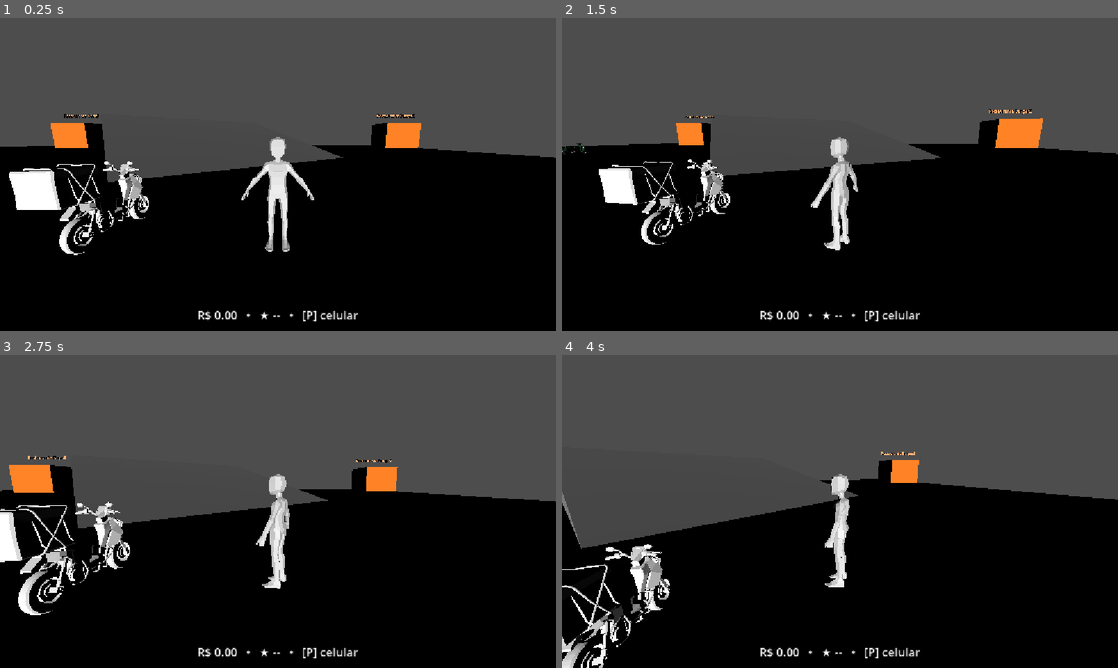
Above: before the commit, frames 1-4 (two rows, left to right).
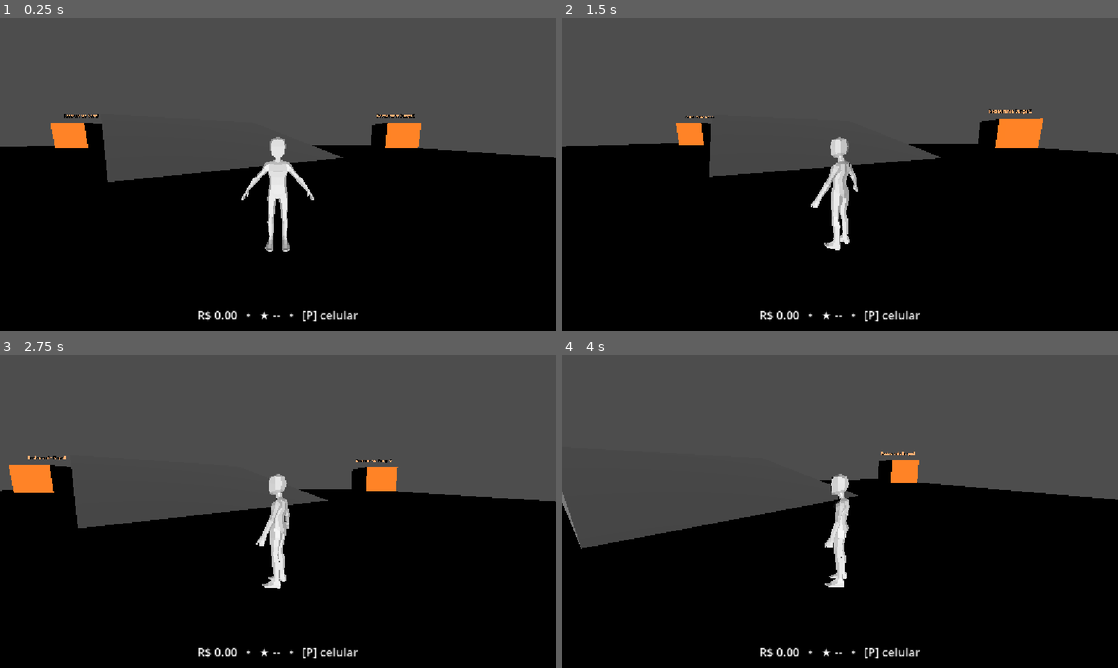
Above: after the commit, the same moments.

Repository: KyomotoFanAccount/last-order-to-go-game
Game: Godot game, scene res://scenes/world/testworld.tscn
Same seed, same stepped clock (60 frames per second), same inputs: the game is played once before the commit and once after it. This scene is started directly instead of the project's main scene.
Inputs (mouse positions are in pixels of both pictures, inside the frame that each line leads up to):
- Up to frame 1 (0.25 s): no input
- Up to frame 2 (1.5 s): tap Enter (ui_accept) at 0.5, 0.77 s; move the mouse to (867, 174) at 0.52 s; hold C (Clutch) 0.53-1.28 s; hold F (Shift Up) from 0.53 s (still down); move the mouse to (812, 174) at 1.27 s; tap W (Throttle) at 1.35 s
- Up to frame 3 (2.75 s): keep holding F (Shift Up); tap Enter (ui_accept) at 1.52 s; move the mouse to (289, 505) at 2.02 s; tap T (Toggle Transmission) at 2.1 s
- Up to frame 4 (4 s): keep holding F (Shift Up); tap Enter (ui_accept) at 2.75, 3.02, 3.77 s; move the mouse to (834, 517) at 2.77 s; tap E (interact) at 2.85 s; move the mouse to (878, 514) at 3.52 s; tap K at 3.6 s

The runs differ from the first frame. In frame 1, 2.2% of the frame differs, in the area x 1-27%, y 45-76%; in frame 2, 1.7%; in frame 3, 2.3%, in the area x 0-24%, y 46-84%; in frame 4, 1.9%.

Commit message:
integridade do alimento bosta

Diff:
--- /dev/null
+++ b/delivery/deliveru_integrity_damage.gd
@@ -0,0 +1,150 @@
+extends Node
+
+# Este nó deve ser filho direto do VehicleBody3D da Motorcycle.tscn.
+# As rodas devem ser filhas do VehicleBody3D:
+# Motorcycle (VehicleBody3D)
+# ├── RodaFrontal
+# ├── RodaTraseira
+# └── IntegrityDamage
+
+@export_group("Dano ao pousar")
+@export_range(0.0, 90.0, 1.0) var safe_angle_degrees: float = 35.0
+@export_range(0.0, 180.0, 1.0) var severe_angle_degrees: float = 60.0
+@export_range(0.0, 30.0, 0.5) var maximum_landing_damage: float = 15.0
+@export_range(0.0, 30.0, 0.5) var minimum_landing_speed: float = 4.0
+
+@export_group("Moto caída")
+@export_range(0.0, 10.0, 0.1) var overturned_delay: float = 1.2
+@export_range(0.0, 100.0, 1.0) var overturned_damage: float = 25.0
+@export_range(0.0, 180.0, 1.0) var overturned_angle_degrees: float = 100.0
+
+var _bike: VehicleBody3D
+var _front_wheel: VehicleWheel3D
+var _rear_wheel: VehicleWheel3D
+
+var _was_grounded: bool = false
+var _overturned_time: float = 0.0
+var _damage_applied_while_overturned: bool = false
+
+
+func _ready() -> void:
+	_bike = get_parent() as VehicleBody3D
+
+	if _bike == null:
+		push_error(
+			"Integridade: IntegrityDamage precisa ser filho direto "
+			+ "do VehicleBody3D da Motorcycle."
+		)
+		set_physics_process(false)
+		return
+
+	_front_wheel = _bike.get_node_or_null("RodaFrontal") as VehicleWheel3D
+	_rear_wheel = _bike.get_node_or_null("RodaTraseira") as VehicleWheel3D
+
+	if _front_wheel == null:
+		push_error(
+			"Integridade: não encontrei VehicleWheel3D chamado RodaFrontal "
+			+ "dentro da Motorcycle."
+		)
+		set_physics_process(false)
+		return
+
+	if _rear_wheel == null:
+		push_error(
+			"Integridade: não encontrei VehicleWheel3D chamado RodaTraseira "
+			+ "dentro da Motorcycle."
+		)
+		set_physics_process(false)
+		return
+
+	_was_grounded = _is_grounded()
+
+
+func _physics_process(delta: float) -> void:
+	if not is_instance_valid(_bike):
+		return
+
+	# A moto só carrega comida depois de coletar o pedido.
+	if not DeliveryManager.is_carrying():
+		_was_grounded = _is_grounded()
+		_overturned_time = 0.0
+		_damage_applied_while_overturned = false
+		return
+
+	var grounded := _is_grounded()
+	var angle := _get_tilt_degrees()
+
+	# Dano de pouso é avaliado uma vez quando a moto volta ao chão.
+	# Girar no ar não tira integridade.
+	if grounded and not _was_grounded:
+		_damage_for_landing(angle)
+
+	_was_grounded = grounded
+
+	# Se ficar deitada no chão, espera o jogador ter tempo de se recuperar.
+	if grounded and angle >= overturned_angle_degrees:
+		_overturned_time += delta
+
+		if (
+			_overturned_time >= overturned_delay
+			and not _damage_applied_while_overturned
+		):
+			DeliveryManager.damage_integrity(
+				overturned_damage,
+				"Moto ficou caída"
+			)
+			_damage_applied_while_overturned = true
+	else:
+		_overturned_time = 0.0
+
+		# Para contar outro tombo, a moto precisa primeiro se endireitar.
+		if angle < safe_angle_degrees:
+			_damage_applied_while_overturned = false
+
+
+func _is_grounded() -> bool:
+	return (
+		_front_wheel.is_in_contact()
+		or _rear_wheel.is_in_contact()
+	)
+
+
+func _get_tilt_degrees() -> float:
+	var bike_up := _bike.global_transform.basis.y.normalized()
+	var upright_dot := clampf(bike_up.dot(Vector3.UP), -1.0, 1.0)
+	return rad_to_deg(acos(upright_dot))
+
+
+func _damage_for_landing(angle: float) -> void:
+	var horizontal_velocity := Vector3(
+		_bike.linear_velocity.x,
+		0.0,
+		_bike.linear_velocity.z
+	)
+	var landing_speed := horizontal_velocity.length()
+
+	if landing_speed < minimum_landing_speed:
+		return
+	if angle <= safe_angle_degrees:
+		return
+
+	var damage: float
+
+	if angle < severe_angle_degrees:
+		var angle_range := maxf(
+			severe_angle_degrees - safe_angle_degrees,
+			1.0
+		)
+		var amount := (angle - safe_angle_degrees) / angle_range
+		damage = lerpf(2.0, 5.0, clampf(amount, 0.0, 1.0))
+	else:
+		var angle_range := maxf(180.0 - severe_angle_degrees, 1.0)
+		var amount := (angle - severe_angle_degrees) / angle_range
+		damage = lerpf(
+			5.0,
+			maximum_landing_damage,
+			clampf(amount, 0.0, 1.0)
+		)
+
+	if damage > 0.0:
+		DeliveryManager.damage_integrity(damage, "Pouso torto")
--- a/scenes/vehicles/Motorcycle.gd
+++ b/scenes/vehicles/Motorcycle.gd
@@ -949,6 +949,8 @@
 
 # Chamado uma vez no instante em que a moto toca o chão depois de ficar no ar
 func _on_landed() -> void:
+	_damage_delivery_integrity_on_landing()
+
 	var horizontal = Vector3(linear_velocity.x, 0.0, linear_velocity.z)
 	var speed = horizontal.length()
 	if speed < landing_slide_min_speed:
@@ -959,6 +961,40 @@
 	if sideways >= landing_slide_min_sideways:
 		_landing_slide_time = landing_slide_duration
 
+# Dano à comida: avalia apenas a inclinação no instante do pouso.
+# A velocidade foi intencionalmente retirada como requisito para não bloquear
+# pousos tortos que acontecem em baixa velocidade.
+func _damage_delivery_integrity_on_landing() -> void:
+	if not DeliveryManager.is_carrying():
+		return
+
+	var bike_up := global_transform.basis.y.normalized()
+	var upright_dot := clampf(bike_up.dot(Vector3.UP), -1.0, 1.0)
+	var angle := rad_to_deg(acos(upright_dot))
+
+	print("Pouso detectado: ângulo %.1f graus" % angle)
+
+	# Pousos quase retos não causam dano.
+	if angle <= 25.0:
+		return
+
+	var damage: float
+
+	if angle < 45.0:
+		# Inclinação leve: dano pequeno.
+		var amount := (angle - 25.0) / 20.0
+		damage = lerpf(1.0, 5.0, clampf(amount, 0.0, 1.0))
+	elif angle < 75.0:
+		# Inclinação intermediária: dano moderado.
+		var amount := (angle - 45.0) / 30.0
+		damage = lerpf(5.0, 15.0, clampf(amount, 0.0, 1.0))
+	else:
+		# Pouso muito torto ou de cabeça para baixo: dano alto.
+		var amount := (angle - 75.0) / 105.0
+		damage = lerpf(15.0, 25.0, clampf(amount, 0.0, 1.0))
+
+	print("Dano de integridade aplicado: %.1f%%" % damage)
+	DeliveryManager.damage_integrity(damage, "Pouso torto")
 # Controla a fricção das rodas (drift + derrapagem do pouso) e o grip lateral
 func _update_wheel_friction(delta: float) -> void:
 	_landing_slide_time = maxf(_landing_slide_time - delta, 0.0)
--- a/scenes/vehicles/Motorcycle.tscn
+++ b/scenes/vehicles/Motorcycle.tscn
@@ -2,6 +2,7 @@
 
 [ext_resource type="Script" uid="uid://cydaitycu724t" path="res://scenes/vehicles/Motorcycle.gd" id="1_0602f"]
 [ext_resource type="PackedScene" uid="uid://b7exsghe1x22u" path="res://assets/vehicles/motountitled1.fbx" id="2_0602f"]
+[ext_resource type="Script" uid="uid://7mglr0vrl7vi" path="res://delivery/deliveru_integrity_damage.gd" id="3_ceuqe"]
 
 [sub_resource type="BoxShape3D" id="BoxShape3D_moto"]
 size = Vector3(0.8, 1, 2.7062988)
@@ -42,3 +43,6 @@
 
 [node name="motountitled1" parent="." unique_id=553754760 instance=ExtResource("2_0602f")]
 transform = Transform3D(-0.2, 0, -1.7484556e-08, 0, 0.2, 0, 1.7484556e-08, 0, -0.2, 0, 0.03733301, 0)
+
+[node name="IntegrityDamage" type="Node3D" parent="." unique_id=232462138]
+script = ExtResource("3_ceuqe")
--- a/scenes/world/testworld.tscn
+++ b/scenes/world/testworld.tscn
@@ -1,13 +1,9 @@
 [gd_scene format=3 uid="uid://7a4lrpm1l035"]
 
 [ext_resource type="Texture2D" uid="uid://wmu3d5im02bb" path="res://textura/Light/texture_06.png" id="1_k66ko"]
-[ext_resource type="PackedScene" uid="uid://c5vj1qhqsukfm" path="res://scenes/vehicles-terceiro/Motorcycle.tscn" id="2_l05mh"]
-[ext_resource type="PackedScene" uid="uid://ceeuayk58c3my" path="res://assets/vehicles/low-poly_scooter.glb" id="2_u1678"]
-[ext_resource type="PackedScene" uid="uid://dyqrsp6vc5lwh" path="res://scenes/vehicles-backup/Motorcycle.tscn" id="5_axoqh"]
 [ext_resource type="Script" uid="uid://cu1ulfq3ad00m" path="res://scenes/world/csg_box_3d_3.gd" id="7_ici0x"]
 [ext_resource type="PackedScene" uid="uid://dgawalvy642em" path="res://scenes/player/Player.tscn" id="7_iivpr"]
 [ext_resource type="PackedScene" uid="uid://blc0cfgtyf6au" path="res://scenes/vehicles/Motorcycle.tscn" id="8_ici0x"]
-[ext_resource type="PackedScene" uid="uid://cqrcij5ergith" path="res://scenes/moto_nova/moto_nova.tscn" id="8_va6hb"]
 [ext_resource type="Script" uid="uid://cltjfa161gped" path="res://delivery/delivery_point.gd" id="9_va6hb"]
 
 [sub_resource type="BoxMesh" id="BoxMesh_xrivr"]
@@ -34,29 +30,11 @@
 transform = Transform3D(1, 0, 0, 0, 1, 0, 0, 0, 1, -306.0206, -0.5, -1137.3872)
 shape = SubResource("BoxShape3D_13qdw")
 
-[node name="Motorcycle" parent="Ground" unique_id=1462046149 instance=ExtResource("2_l05mh")]
-transform = Transform3D(1, 0, 0, 0, 1, 0, 0, 0, 1, -14.522377, 0.080843635, 34.738033)
-
-[node name="moto" type="CharacterBody3D" parent="." unique_id=514060961]
-transform = Transform3D(1, 0, 0, 0, 1, 0, 0, 0, 1, -15.393175, 0, 0)
-
-[node name="Sketchfab_Scene" parent="moto" unique_id=46398332 instance=ExtResource("2_u1678")]
-transform = Transform3D(1, 0, 0, 0, 1, 0, 0, 0, 1, -11.676638, 0.08084554, -6.503186)
-
-[node name="Motorcycle3" parent="." unique_id=693609182 instance=ExtResource("5_axoqh")]
-transform = Transform3D(1, 0, 0, 0, 1, 0, 0, 0, 1, 37.249332, 0.08084554, 8.970184)
-
 [node name="Player" parent="." unique_id=19288516 instance=ExtResource("7_iivpr")]
 transform = Transform3D(1, 0, 0, 0, 1, 0, 0, 0, 1, 9.991598, 0, 9.835286)
 
 [node name="Motorcycle" parent="." unique_id=983805966 instance=ExtResource("8_ici0x")]
 transform = Transform3D(1, 0, 0, 0, 1, 0, 0, 0, 1, 7.802741, 0.08084459, 14.998564)
-
-[node name="Motorcycle2" parent="." unique_id=1349306608 instance=ExtResource("5_axoqh")]
-transform = Transform3D(1, 0, 0, 0, 1, 0, 0, 0, 1, -0.639997, 0.08084459, 18.40725)
-
-[node name="Motorcycle4" parent="." unique_id=1500474628 instance=ExtResource("8_ici0x")]
-transform = Transform3D(1, 0, 0, 0, 1, 0, 0, 0, 1, 5.947016, 0.08084411, 9.046508)
 
 [node name="CSGBox3D" type="CSGBox3D" parent="." unique_id=22344603]
 transform = Transform3D(3.8479624, 0, -4.6036053, 0, 6, 0, 4.6036053, 0, 3.8479624, -11.978378, 2.3821688, -19.002045)
@@ -75,12 +53,6 @@
 transform = Transform3D(1, 0, 0, 0, 1, 0, 0, 0, 1, 4.920166, 0.5, 22.770538)
 size = Vector3(13.688, 1, 0.501)
 script = ExtResource("7_ici0x")
-
-[node name="moto_nova" parent="." unique_id=553754760 instance=ExtResource("8_va6hb")]
-transform = Transform3D(0.2, 0, 0, 0, 0.2, 0, 0, 0, 0.2, 18.809723, -0.07205129, 28.521358)
-
-[node name="Motorcycle5" parent="." unique_id=581364650 instance=ExtResource("8_ici0x")]
-transform = Transform3D(1, 0, 0, 0, 1, 0, 0, 0, 1, 21.449938, 1.383354, 19.630068)
 
 [node name="Restaurante_Napoli" type="CSGBox3D" parent="." unique_id=905901616]
 transform = Transform3D(1, 0, 0, 0, 1, 0, 0, 0, 1, -40, 3, -40)
Not shown, added: delivery/deliveru_integrity_damage.gd.uid
Not shown: 1 places in scenes/motountitled_1.tscn that only renumber resources
